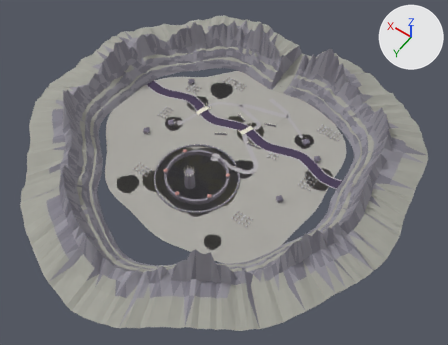
What one commit did to the glTF model assets/models/map_fort_bones.glb.
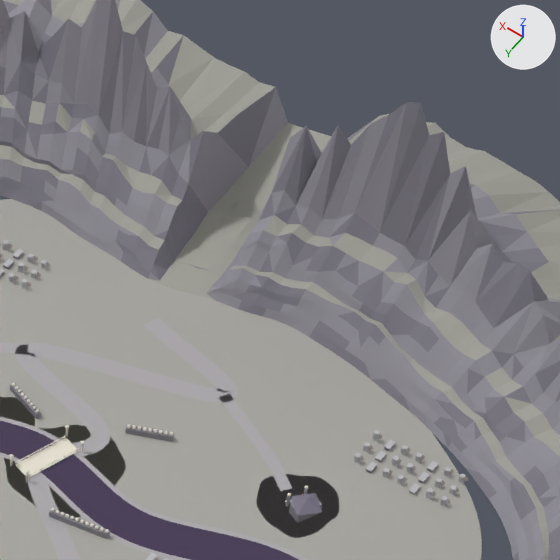
Each version appears first whole from a 50 mm lens placed at (-219.0, 294.0, 445.0), pointed at (-23.0, 20.0, 14.0), and next in a close-up on the part from 53% to 81% of the width and 7% to 45% of the height. Lighting does not change. The marker at upper right points along +X, +Y and +Z. The older version's two pictures come first. Vertices at exactly the same position are counted once.

The first close-up shows 'Z_fort_bones_agua_rio_1', 'Z_fort_bones_chao_cripta_0', 'Z_fort_bones_chao_encosta', 'Z_fort_bones_chao_morta_4', 'Z_fort_bones_estrada_subida', 'Z_fort_bones_estrada_trilha_oeste', 'Z_fort_bones_margem_rio_1', 'Z_fort_bones_penhascos', 'Z_fort_bones_ponte_subida_0' and 19 more.
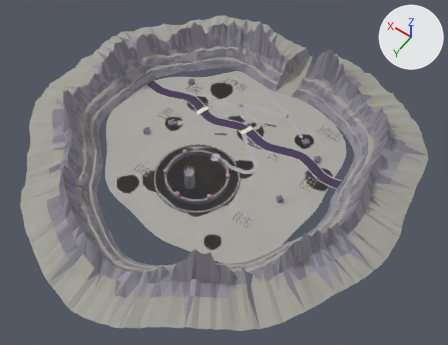
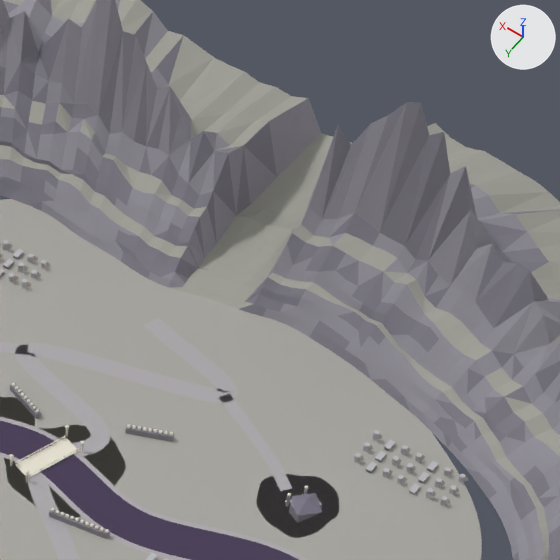
Changed parts and their boxes (x1, y1, x2, y2) in the close-ups (560 x 560 px; the box of a moved part takes in the faces that stretch with it):
part 1 of me_z_fort_bones_penhascos_mesh, moved or reshaped
    before: (148, 114, 389, 303)
    after: (148, 96, 336, 304)
part 2 of me_z_fort_bones_penhascos_mesh, recoloured
    both: (207, 88, 281, 309)
part 3 of me_z_fort_bones_penhascos_mesh, recoloured
    before: (171, 185, 292, 252)
    after: (171, 152, 214, 229)
part 4 of me_z_fort_bones_penhascos_mesh, recoloured
    before: (159, 87, 376, 309)
    after: (159, 87, 312, 309)
part 5 of me_z_fort_bones_penhascos_mesh, recoloured
    before: (150, 129, 321, 288)
    after: (150, 98, 321, 288)
part 6 of me_z_fort_bones_penhascos_mesh, recoloured
    before: (160, 122, 434, 283)
    after: (161, 122, 277, 283)

What changed in the scene script:
```text
Change me_z_fort_bones_penhascos_mesh:
    where me_z_fort_bones_penhascos_mesh.from_pydata(...)  # 3600 vertices, 6720 faces; spans x -178.0..183.0, y -172.0..193.0, z 0.0..62.0
    used by ob_z_fort_bones_penhascos; location = (0.0, 0.0, 0.0)
    me_z_fort_bones_penhascos_mesh part 1: 70 of 3600 vertices moved; they spanned x -23.0..9.0, y -171.0..-104.0, z 0.0..38.0 and now span x -23.0..9.0, y -171.0..-104.0, z 0.0..24.0; mean shift (0.0, 0.0, -3.0); largest move (-14.0, -131.0, 38.0) -> (-14.0, -131.0, 7.0)
    me_z_fort_bones_penhascos_mesh part 2: 59 faces spanning x -18.0..13.0, y -170.0..-106.0, z 0.0..21.0 switch from mat_cliff_rock (grey #95939b) to mat_cliff_grass (grey #a2a299)
    me_z_fort_bones_penhascos_mesh part 3: 4 faces spanning x -19.0..10.0, y -127.0..-113.0, z 3.0..23.0 switch from mat_cliff_rock_d (grey #817e89) to mat_cliff_rock (grey #95939b)
    me_z_fort_bones_penhascos_mesh part 4: 24 faces spanning x -18.0..13.0, y -170.0..-107.0, z 0.0..21.0 switch from mat_cliff_rock_d (grey #817e89) to mat_cliff_grass (grey #a2a299)
    me_z_fort_bones_penhascos_mesh part 5: 22 faces spanning x -19.0..8.0, y -168.0..-103.0, z 0.0..24.0 switch from mat_cliff_grass (grey #a2a299) to mat_cliff_rock (grey #95939b)
    me_z_fort_bones_penhascos_mesh part 6: 29 faces spanning x -27.0..7.0, y -172.0..-104.0, z 1.0..24.0 switch from mat_cliff_grass (grey #a2a299) to mat_cliff_rock_d (grey #817e89)
```
